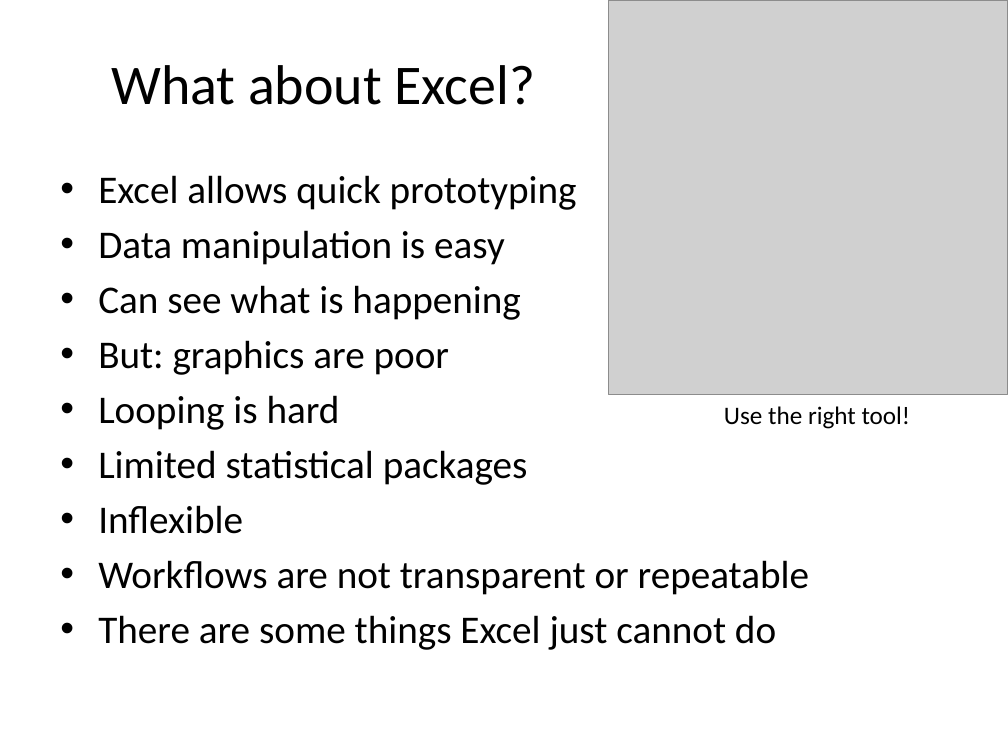
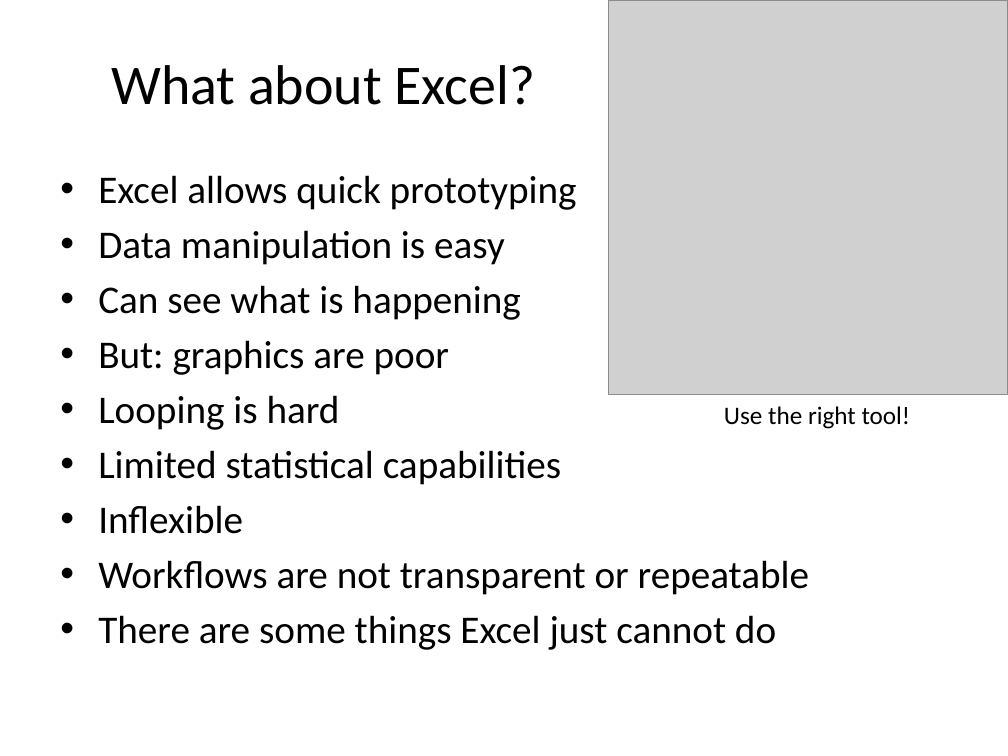
Before and after one commit to cmgienger/1-Introduction-to-R, a slide deck: slide 5 of 1-Introduction to R and Rstudio.pptx. Drawn at 1008x756 pixels with LibreOffice and Linux fonts; fonts in the diff are those of the drawing; grey boxes stand for pictures. Boxes give left, top, right and bottom in pixels: in the first picture for what was removed or moved away, otherwise in the second. Text is boxed around its words. In the diff, an @@ line names an element or a change of style, - is before the commit and + after.

```diff
--- a/1-Introduction to R and Rstudio.pptx
+++ b/1-Introduction to R and Rstudio.pptx
@@ text at (98, 450, 561, 485): text changed @@
-• Limited statistical packages
+• Limited statistical capabilities
```
Also in this commit, not shown: 5 other slides changed, 1 slide added, 1 slide removed, 1 other file.
